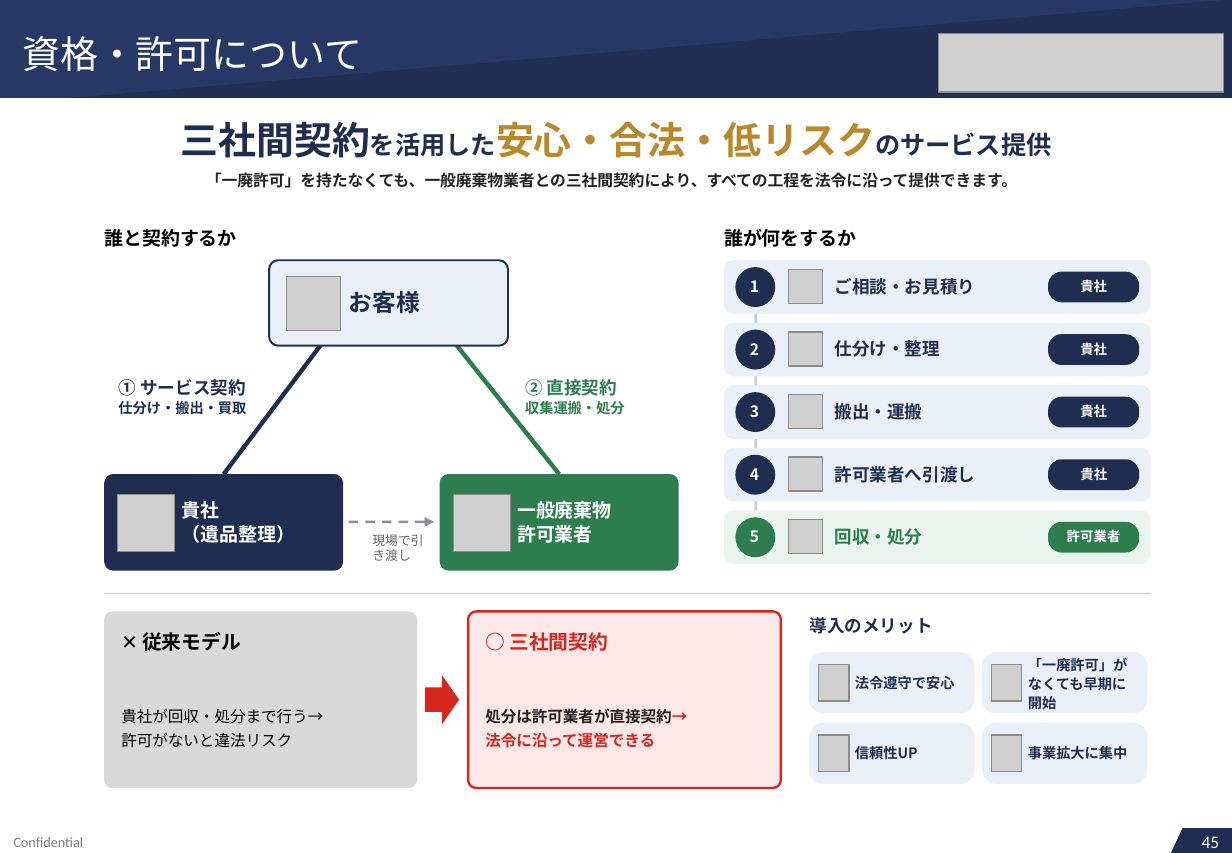
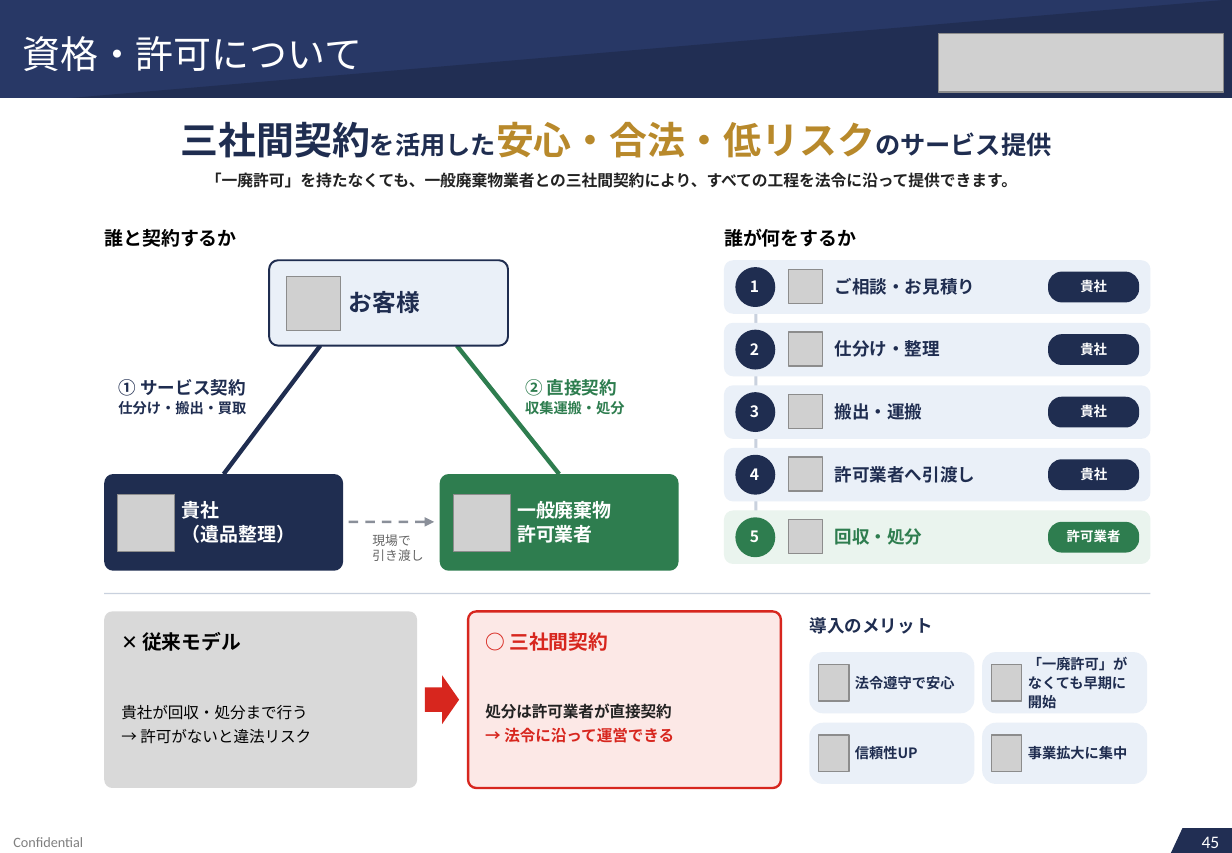
Before and after one commit to soshiro-iki-sys/-, a slide deck: slide 20 of proposals/REVIVAL_LINK様_ご提案書.pptx. Drawn at 1232x853 pixels with LibreOffice and Linux fonts; fonts in the diff are those of the drawing; grey boxes stand for pictures. Boxes give left, top, right and bottom in pixels: in the first picture for what was removed or moved away, otherwise in the second. Text is boxed around its words. In the diff, an @@ line names an element or a change of style, - is before the commit and + after.

```diff
--- a/proposals/REVIVAL_LINK様_ご提案書.pptx
+++ b/proposals/REVIVAL_LINK様_ご提案書.pptx
@@ text at [372, 534, 423, 561]: spaces changed @@
-現場で引き渡し
+現場で
+引き渡し
@@ text at [121, 705, 311, 744]: spaces changed @@
-貴社が回収・処分まで行う→ 許可がないと違法リスク
+貴社が回収・処分まで行う
+→ 許可がないと違法リスク
@@ text at [485, 703, 672, 719]: text changed @@
-処分は許可業者が直接契約→ 法令に沿って運営できる
+処分は許可業者が直接契約
@@ text added at [504, 727, 674, 743], 9.9 pt, text #D7261E, bold @@
+→ 法令に沿って運営できる
```
Also in this commit, not shown: 51 other slides changed, 4 other files.
